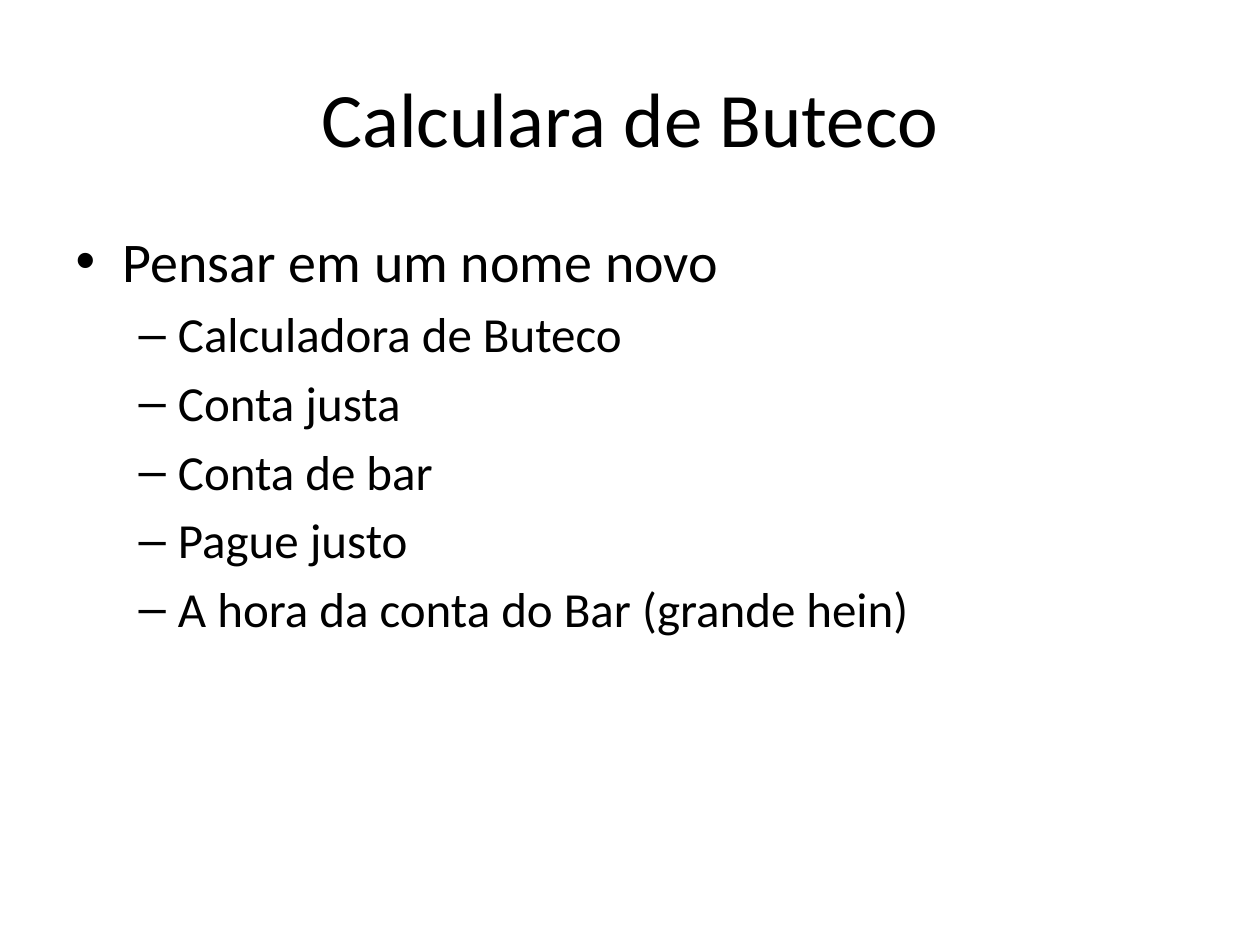
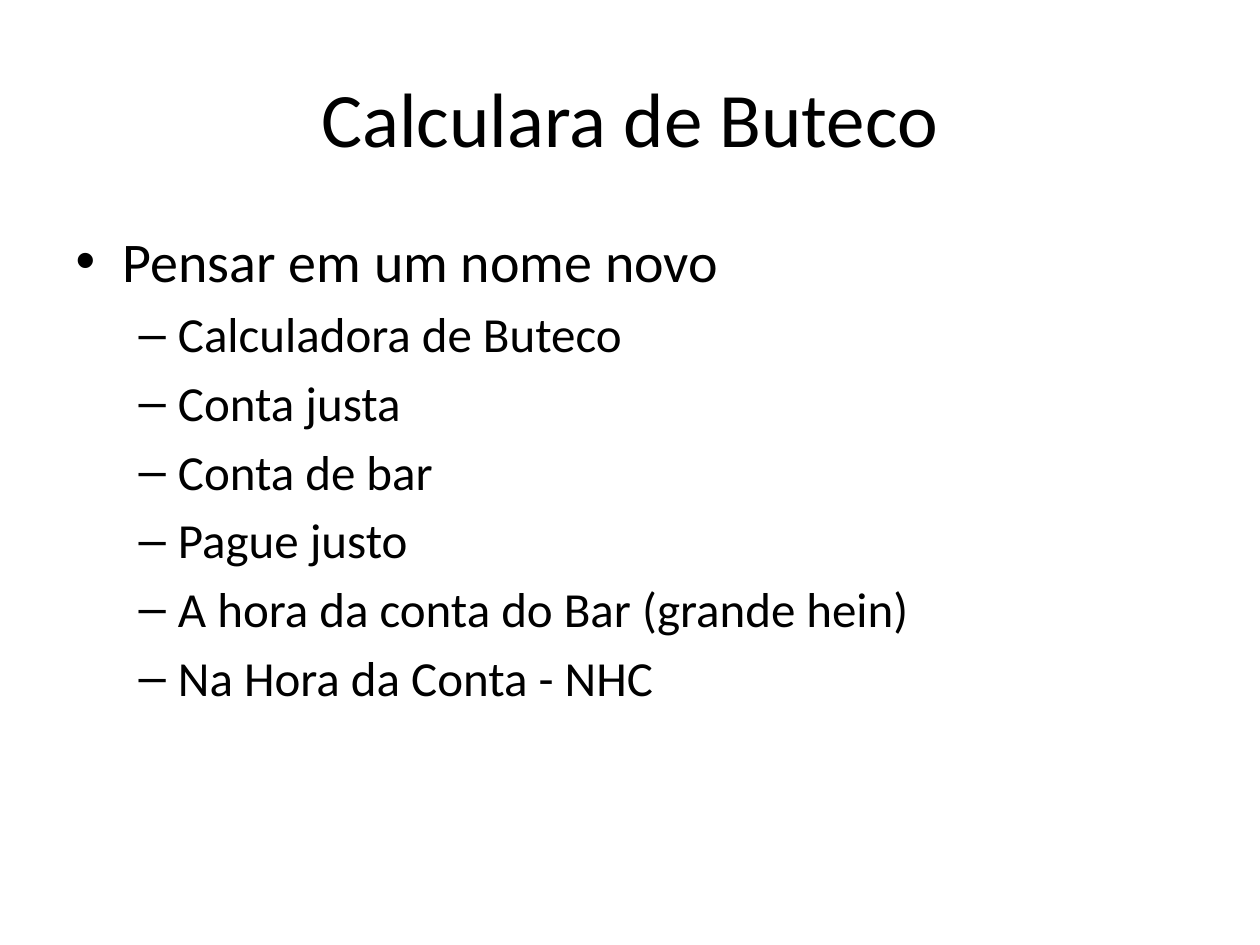
Before and after one commit to betito/proj-beto-rara, a slide deck: slide 6 of ButecoCalc/Calculadora de Buteco.pptx. Drawn at 1260x945 pixels with LibreOffice and Linux fonts; fonts in the diff are those of the drawing. Boxes give left, top, right and bottom in pixels: in the first picture for what was removed or moved away, otherwise in the second. Text is boxed around its words. In the diff, an @@ line names an element or a change of style, - is before the commit and + after.

```diff
--- a/ButecoCalc/Calculadora de Buteco.pptx
+++ b/ButecoCalc/Calculadora de Buteco.pptx
@@ text at <box>178,662,653,697</box>: paragraph added @@
+  – Na Hora da Conta - NHC
```
Also in this commit, not shown: 1 other slide changed, 6 slides added.
